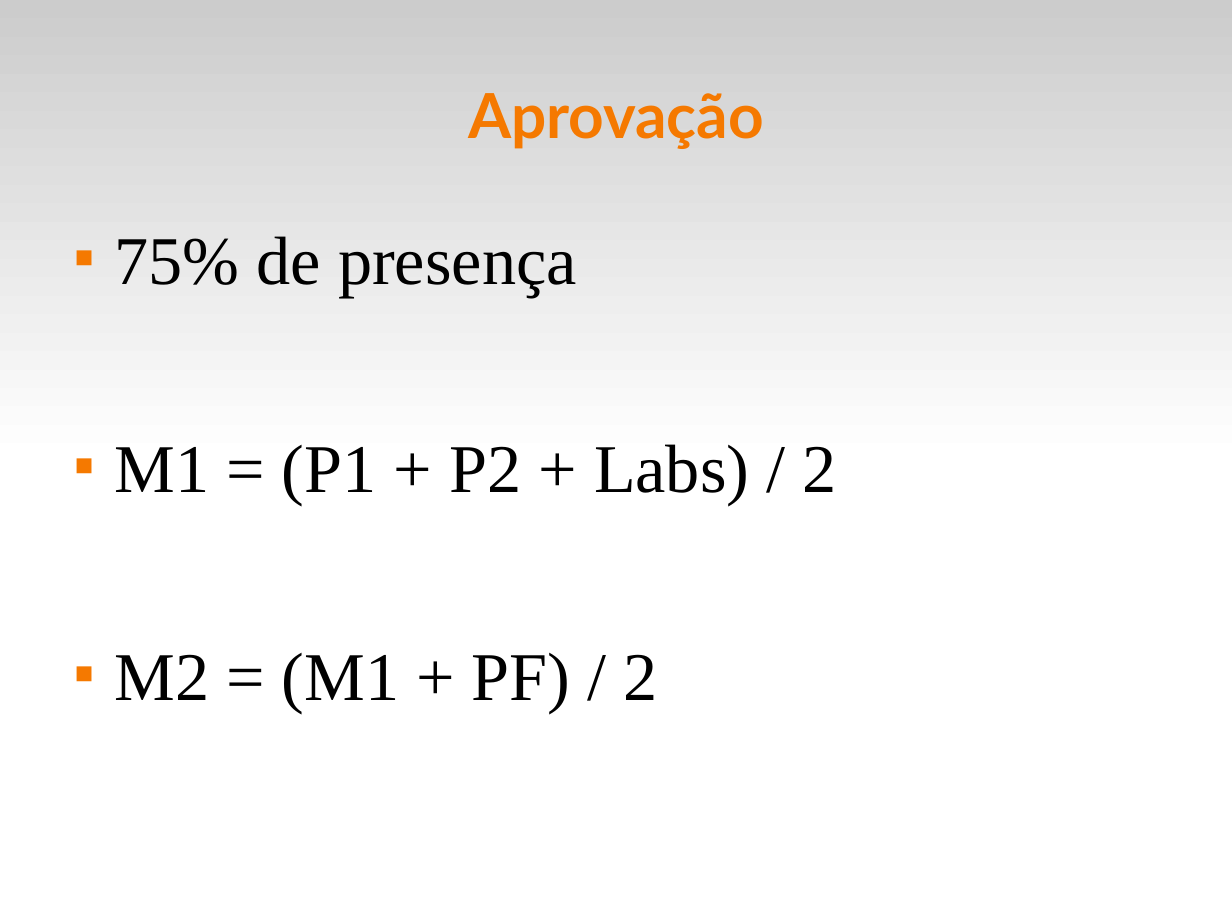
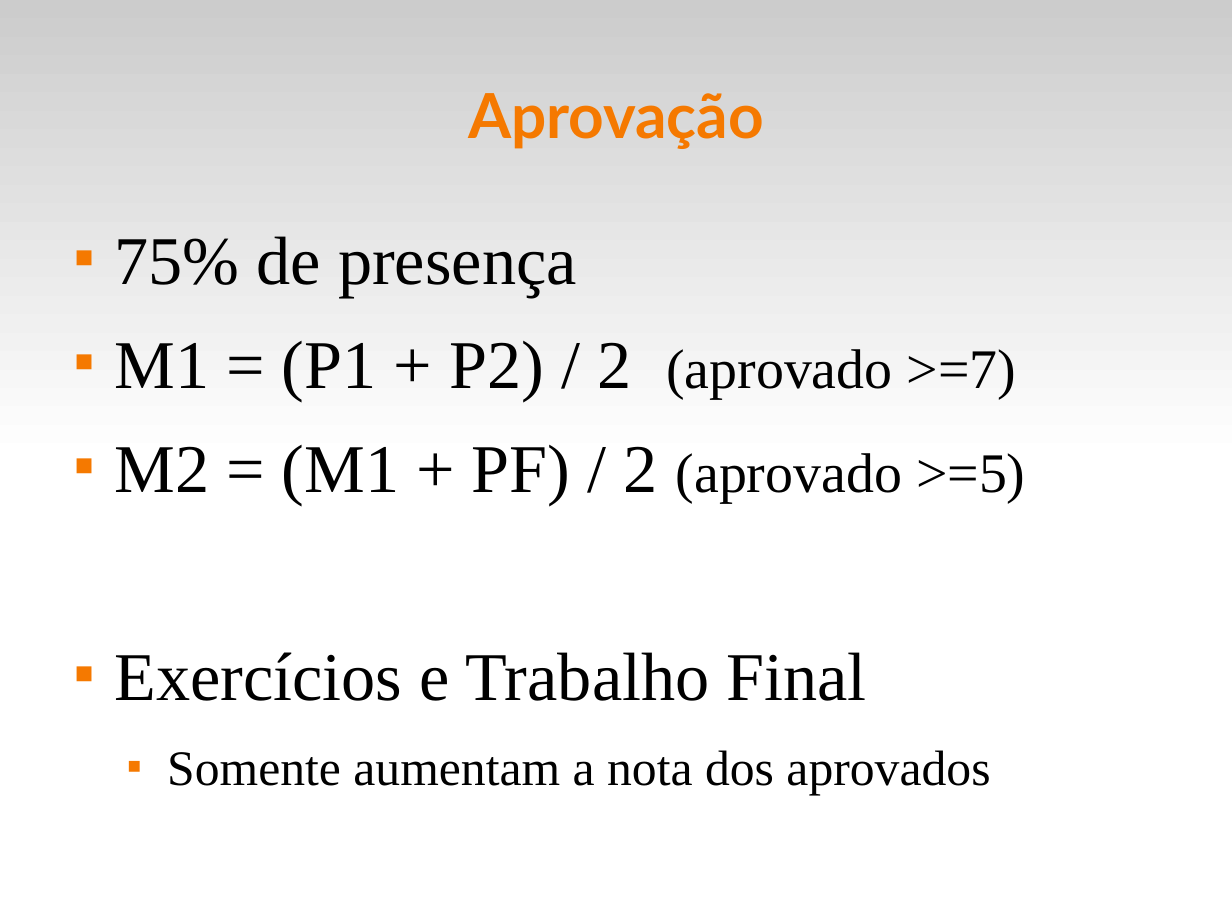
Before and after one commit to fsantanna-uerj/LP1, a slide deck: slide 6 of Slides/lp1-00-intro.odp. Drawn at 1232x924 pixels with LibreOffice and Linux fonts; fonts in the diff are those of the drawing. Boxes give left, top, right and bottom in pixels: in the first picture for what was removed or moved away, otherwise in the second. Text is boxed around its words. In the diff, an @@ line names an element or a change of style, - is before the commit and + after.

```diff
--- a/Slides/lp1-00-intro.odp
+++ b/Slides/lp1-00-intro.odp
@@ text at [114,341,1026,795]: text changed @@
-■ M1 = (P1 + P2 + Labs) / 2
-■ M2 = (M1 + PF) / 2
+■ M1 = (P1 + P2) / 2 (aprovado >=7)
+■ M2 = (M1 + PF) / 2 (aprovado >=5)
+■ Exercícios e Trabalho Final
+  ■ Somente aumentam a nota dos aprovados
```
Also in this commit, not shown: 8 other slides changed, 3 other files.
